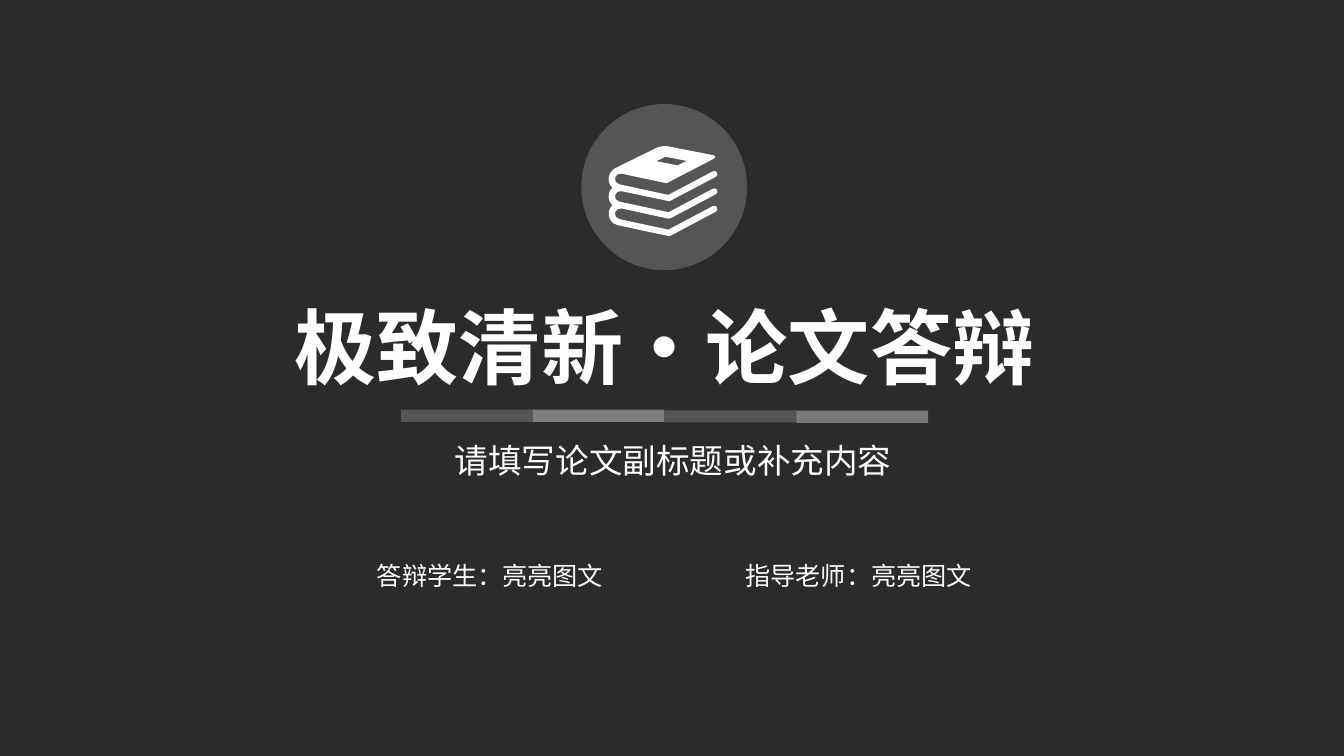
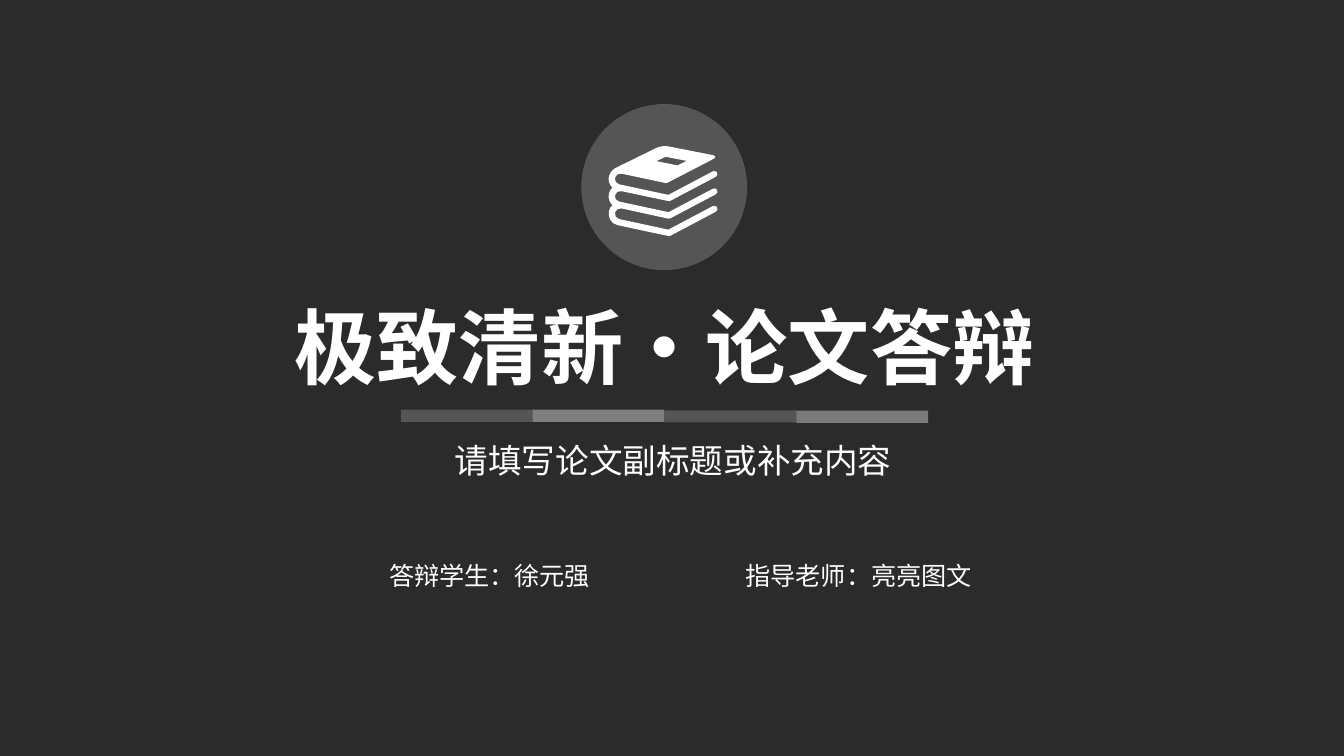
Before and after one commit to SunshineXyq/Write, a slide deck: slide 1 of 学术答辩-01.pptx. Drawn at 1344x756 pixels with LibreOffice and Linux fonts; fonts in the diff are those of the drawing; background and template pictures are left out; a plain dark background stands for a picture behind light text. Boxes give left, top, right and bottom in pixels: in the first picture for what was removed or moved away, otherwise in the second. Text is boxed around its words. In the diff, an @@ line names an element or a change of style, - is before the commit and + after.

```diff
--- a/学术答辩-01.pptx
+++ b/学术答辩-01.pptx
@@ text at [389, 564, 590, 587]: text changed @@
-答辩学生：亮亮图文
+答辩学生：徐元强
```
Also in this commit, not shown: 2 other slides changed, 3 slides added, 2 other files.
